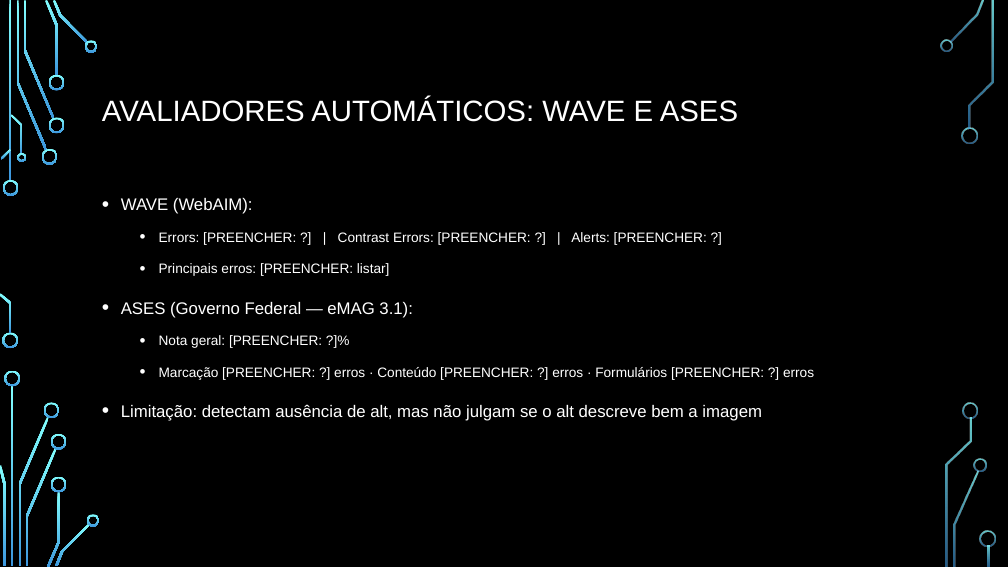
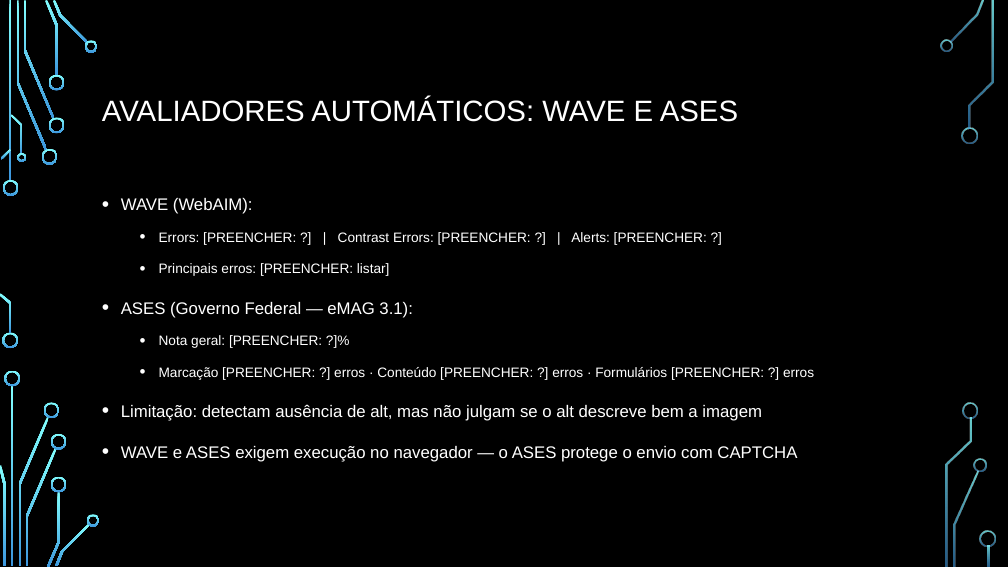
Before and after one commit to guilhermedopp/atividades, a slide deck: slide 8 of apresentacao/APRESENTACAO_AVALIACAO_ACESSIBILIDADE.pptx. Drawn at 1008x567 pixels with LibreOffice and Linux fonts; fonts in the diff are those of the drawing; background and template pictures are left out. Boxes give left, top, right and bottom in pixels: in the first picture for what was removed or moved away, otherwise in the second. Text is boxed around its words. In the diff, an @@ line names an element or a change of style, - is before the commit and + after.

```diff
--- a/apresentacao/APRESENTACAO_AVALIACAO_ACESSIBILIDADE.pptx
+++ b/apresentacao/APRESENTACAO_AVALIACAO_ACESSIBILIDADE.pptx
@@ text at (121,446,797,462): paragraph added @@
+• WAVE e ASES exigem execução no navegador — o ASES protege o envio com CAPTCHA
```
Also in this commit, not shown: 5 other slides changed, 7 slides added, 1 slide removed, 21 other files.
